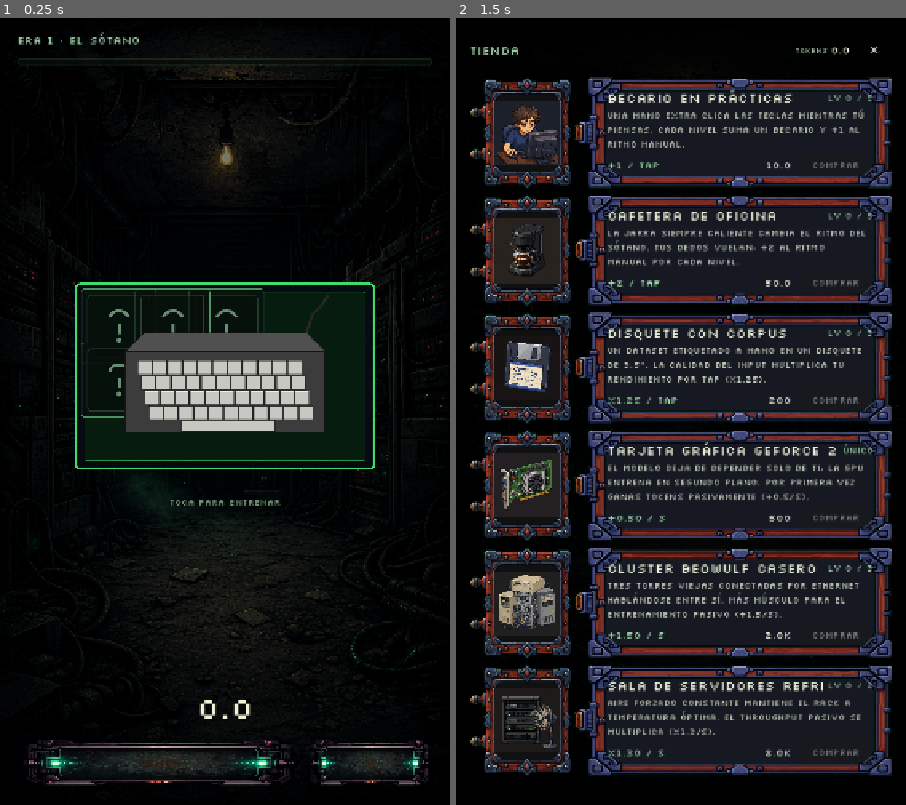
Above: before the commit, frames 1-2 (left to right).
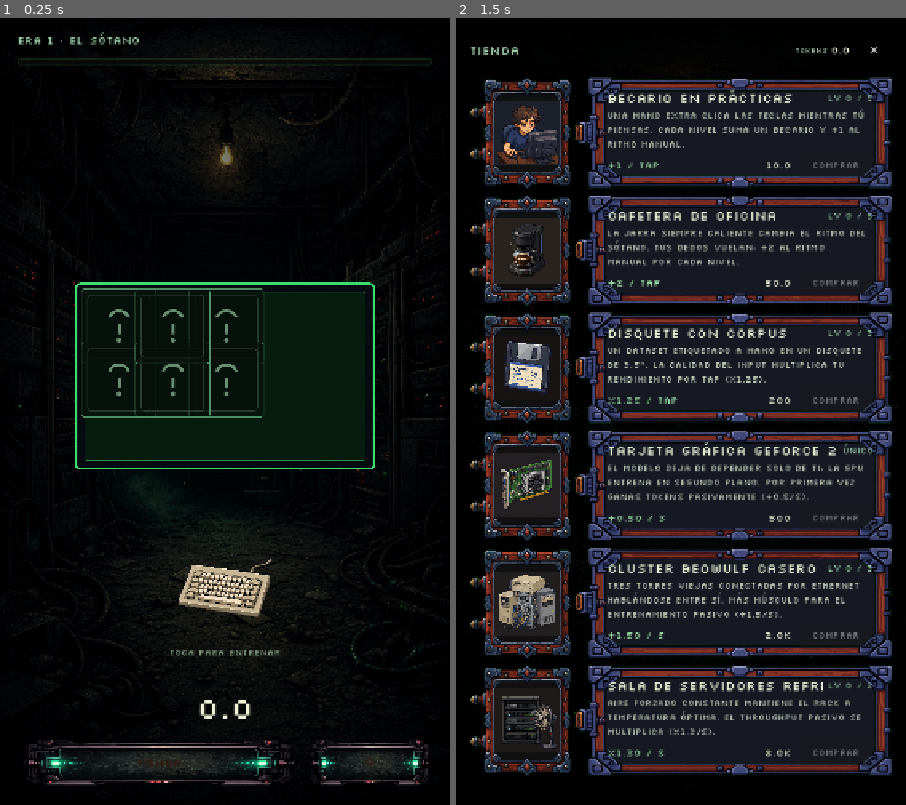
Above: after the commit, the same moments.

Repository: vpedrosa/programacion-dispositivos-moviles
Game: Godot game, scene res://scenes/screens/game/game.tscn
The game is run twice, just before and just after one commit, with the same random seed, the same clock (stepped at 60 frames per second) and the same inputs. This scene is started directly instead of the project's main scene.
Inputs:
- Up to frame 1 (0.25 s): no input
- Up to frame 2 (1.5 s): click "TOCA PARA ENTRENAR" at 0.5 s; click "TIENDA" at 1.25 s

The runs differ from the first frame. In frame 1, 6.5% of the frame differs, in the area x 27-74%, y 35-82%; in frame 2, nothing differs.
Error after the commit: Parse Error: Preload file "res://assets/sprites/player/researcher-talking1.png" does not exist. (res://scenes/screens/dialogue/dialogue.gd:13)

Commit message:
fix #341: polish UI varios tras regeneración de sprites
Tres ajustes independientes que surgieron al integrar los sprites
regenerados:

- tap_target.tscn: TapButton anclado a bottom-center con offsets
  (-160,-220,160,-60). El placeholder de teclado se regenera a 480x240
  (aspecto ~2:1, antes era cuadrado) y queda debajo del monitor en
  lugar de superpuesto.

- backpropagation.tscn: Veil.show_behind_parent = true. El _draw() del
  padre se ejecuta antes que los hijos, así que el Veil tapaba las
  pistas, marcadores y bolas. Con show_behind_parent el Veil renderiza
  detrás y todo lo demás encima.

- dialogue.gd: TALKING_FRAMES e IDLE_FRAME pasan a referenciar los
  nombres nuevos del investigador (researcher-talking{1,-2,-3,-4} y
  researcher-idle). Antes preloadeaba archivos inexistentes.

Closes #341

Diff:
--- a/the-tokenizer/game/the-tokenizer/scenes/entities/tap_target/tap_target.tscn
+++ b/the-tokenizer/game/the-tokenizer/scenes/entities/tap_target/tap_target.tscn
@@ -15,19 +15,19 @@
 
 [node name="TapButton" type="TextureButton" parent="."]
 unique_name_in_owner = true
-custom_minimum_size = Vector2(360, 360)
+custom_minimum_size = Vector2(320, 160)
 layout_mode = 1
-anchors_preset = 8
+anchors_preset = 7
 anchor_left = 0.5
-anchor_top = 0.5
+anchor_top = 1.0
 anchor_right = 0.5
-anchor_bottom = 0.5
-offset_left = -180.0
-offset_top = -180.0
-offset_right = 180.0
-offset_bottom = 180.0
+anchor_bottom = 1.0
+offset_left = -160.0
+offset_top = -220.0
+offset_right = 160.0
+offset_bottom = -60.0
 grow_horizontal = 2
-grow_vertical = 2
+grow_vertical = 0
 texture_normal = ExtResource("2_keyboard")
 ignore_texture_size = true
 stretch_mode = 5
--- a/the-tokenizer/game/the-tokenizer/scenes/minigames/backpropagation/backpropagation.tscn
+++ b/the-tokenizer/game/the-tokenizer/scenes/minigames/backpropagation/backpropagation.tscn
@@ -18,6 +18,7 @@
 script = ExtResource("1_bp")
 
 [node name="Veil" type="ColorRect" parent="."]
+show_behind_parent = true
 layout_mode = 1
 anchors_preset = 15
 anchor_right = 1.0
--- a/the-tokenizer/game/the-tokenizer/scenes/screens/dialogue/dialogue.gd
+++ b/the-tokenizer/game/the-tokenizer/scenes/screens/dialogue/dialogue.gd
@@ -10,12 +10,12 @@
 signal closed()
 
 const TALKING_FRAMES := [
-	preload("res://assets/sprites/player/researcher-talking-animation-1.png"),
-	preload("res://assets/sprites/player/researcher-talking-animation-2.png"),
-	preload("res://assets/sprites/player/researcher-talking-animation-3.png"),
-	preload("res://assets/sprites/player/researcher-talking-idle.png"),
+	preload("res://assets/sprites/player/researcher-talking1.png"),
+	preload("res://assets/sprites/player/researcher-talking-2.png"),
+	preload("res://assets/sprites/player/researcher-talking-3.png"),
+	preload("res://assets/sprites/player/researcher-talking-4.png"),
 ]
-const IDLE_FRAME := preload("res://assets/sprites/player/researcher-talking-idle.png")
+const IDLE_FRAME := preload("res://assets/sprites/player/researcher-idle.png")
 const CHAR_INTERVAL := 0.035
 const TALK_FRAME_INTERVAL := 0.13
 
Binary file changed: the-tokenizer/game/the-tokenizer/assets/sprites/ui/level1/keyboard.png
